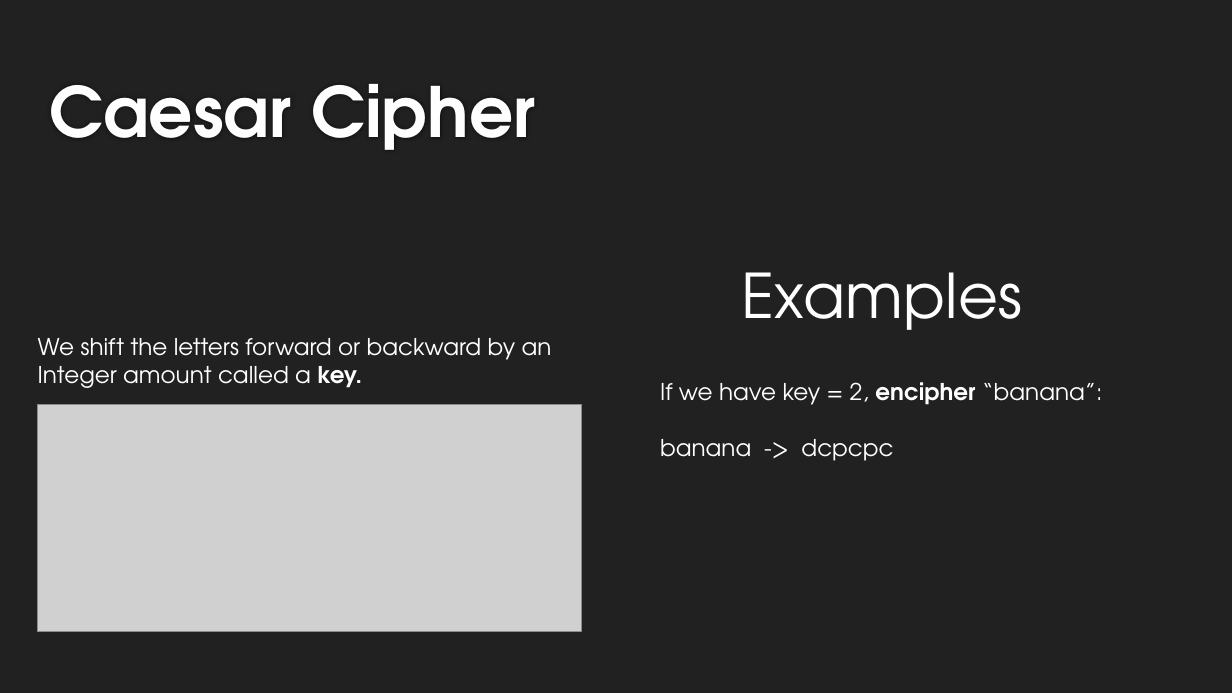
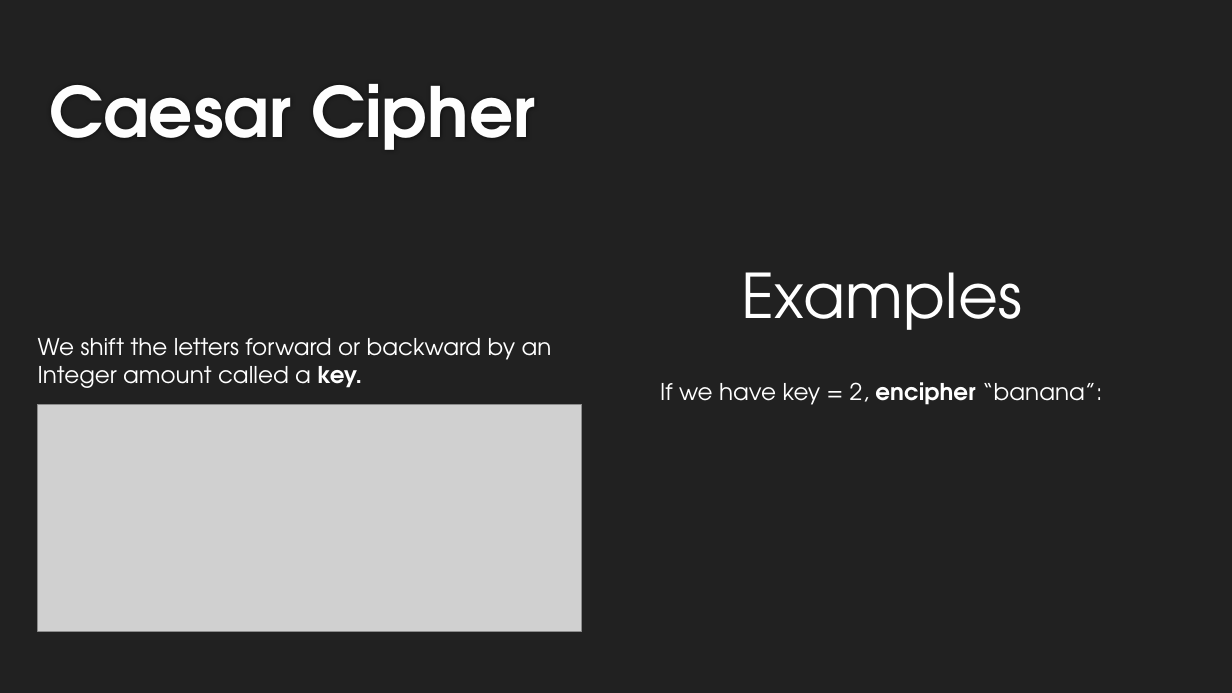
Before and after one commit to lexcass/UATeachLesson3, a slide deck: slide 10 of Lesson3.pptx (slide 6 before the commit). Drawn at 1232x693 pixels with LibreOffice and Linux fonts; fonts in the diff are those of the drawing; grey boxes stand for pictures; background and template pictures are left out. Boxes give left, top, right and bottom in pixels: in the first picture for what was removed or moved away, otherwise in the second. Text is boxed around its words. In the diff, an @@ line names an element or a change of style, - is before the commit and + after.

```diff
--- a/Lesson3.pptx
+++ b/Lesson3.pptx
@@ text "If we have key = ..." at (660,382,1102,405): text colour #FFFFFF to #F5F6F7 @@
@@ text at (660,439,893,461): paragraph removed @@
-banana -> dcpcpc
```
Also in this commit, not shown: 8 other slides changed, 15 slides added.
